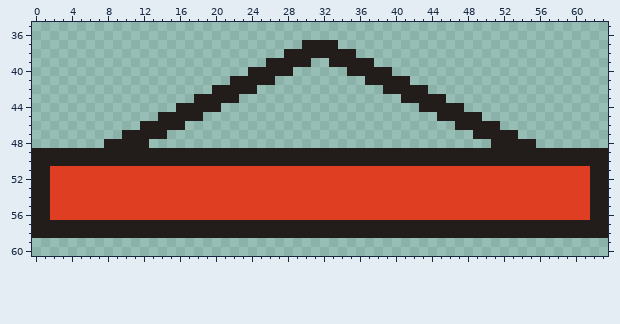
Pixel-art file, stored at tippy-towers/art/handle.aseprite. That is the earlier state.
64x64 pixels, 1 frame. Shown: x 0..63, y 35..60.
New version:
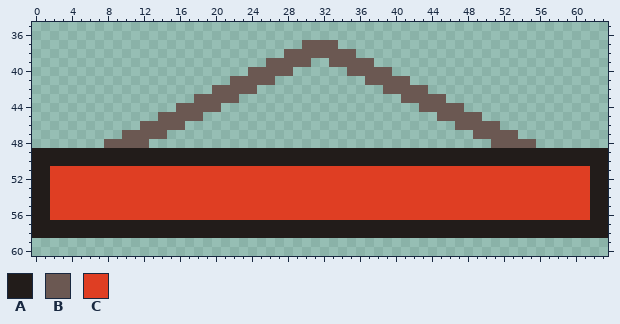
Palette (. is transparent): A #221c1a  B #6b5852  C #df3e23
Author's note on the commit: Make handle more visible.
Difference:
@@ x 0..63 @@
 36 ................................................................
-37 ..............................AAAA..............................
-38 ............................AAAAAAAA............................
-39 ..........................AAAAA..AAAAA..........................
-40 ........................AAAAA......AAAAA........................
-41 ......................AAAAA..........AAAAA......................
-42 ....................AAAAA..............AAAAA....................
-43 ..................AAAAA..................AAAAA..................
-44 ................AAAAA......................AAAAA................
-45 ..............AAAAA..........................AAAAA..............
-46 ............AAAAA..............................AAAAA............
-47 ..........AAAAA..................................AAAAA..........
-48 ........AAAAA......................................AAAAA........
+37 ..............................BBBB..............................
+38 ............................BBBBBBBB............................
+39 ..........................BBBBB..BBBBB..........................
+40 ........................BBBBB......BBBBB........................
+41 ......................BBBBB..........BBBBB......................
+42 ....................BBBBB..............BBBBB....................
+43 ..................BBBBB..................BBBBB..................
+44 ................BBBBB......................BBBBB................
+45 ..............BBBBB..........................BBBBB..............
+46 ............BBBBB..............................BBBBB............
+47 ..........BBBBB..................................BBBBB..........
+48 ........BBBBB......................................BBBBB........
 49 AAAAAAAAAAAAAAAAAAAAAAAAAAAAAAAAAAAAAAAAAAAAAAAAAAAAAAAAAAAAAAAA
Where, in picture pixels (left, top, right, bottom), the same in both pictures:
changed: (104, 40, 536, 148)
